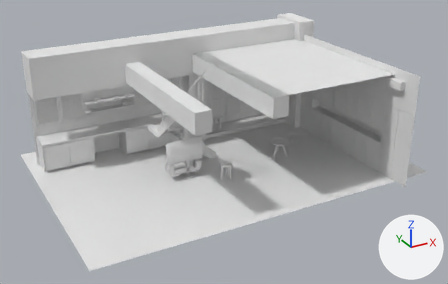
The Blender file interior_villa.blend: old version first, new version second.
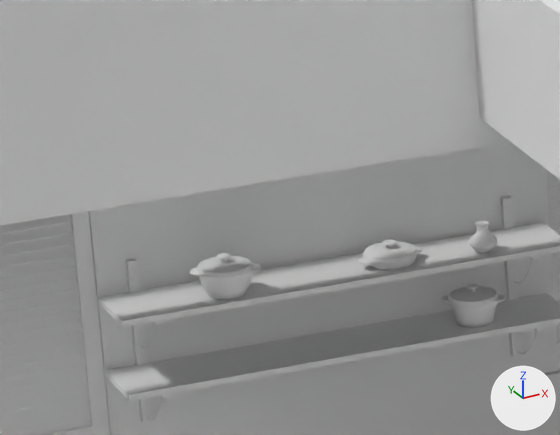
There are two pictures of each version: one whole from a 50 mm lens placed at (-32.36, -54.87, 29.13), pointed at (-3.96, -3.23, 3.3), one close up on the part from 16% to 30% of the width and 24% to 41% of the height. The lights are fixed; the arrows at lower right show +X, +Y and +Z.

The older version as bpy lines, for what is in view:
```python
ob_circle_016 = bpy.data.objects.new('Circle.016', me_circle_017)
ob_circle_016.location = (-10.754, 7.094, 5.237)
ob_circle_016.rotation_euler = (0.0, 0.0, -0.48)  # degrees (0, 0, -28)
ob_circle_016.scale = (0.228, 0.228, 0.228)
ob_circle_017 = bpy.data.objects.new('Circle.017', me_circle_016)
ob_circle_017.location = (-13.857, 6.995, 6.16)
ob_circle_017.rotation_euler = (0.0, 0.0, -0.286)  # degrees (0, 0, -16)
ob_circle_017.scale = (0.245, 0.245, 0.245)
ob_circle_018 = bpy.data.objects.new('Circle.018', me_circle_018)
ob_circle_018.location = (-11.763, 7.094, 5.957)
ob_circle_018.rotation_euler = (0.0, 0.0, 0.17)  # degrees (0, 0, 10)
ob_circle_018.scale = (0.243, 0.243, 0.243)
ob_circle_019 = bpy.data.objects.new('Circle.019', me_circle_019)
ob_circle_019.location = (-10.628, 7.094, 5.918)
ob_circle_019.rotation_euler = (0.0, 0.0, 0.17)  # degrees (0, 0, 10)
ob_circle_019.scale = (0.302, 0.302, 0.302)
# also in view: 'Cube' at (-3.64, -2.07, 5.97); 'BezierCurve.002' at (-12.42, 7.22, 5.52); 'Cube.002' at (-7.11, 7.8, 6.23); 'Cube.003' at (-17.8, 7.8, 6.23)
```
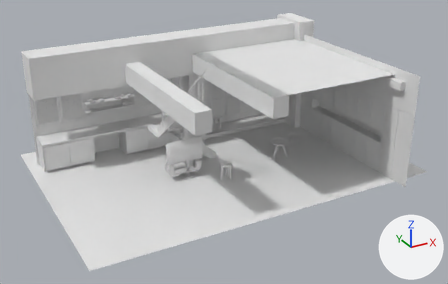
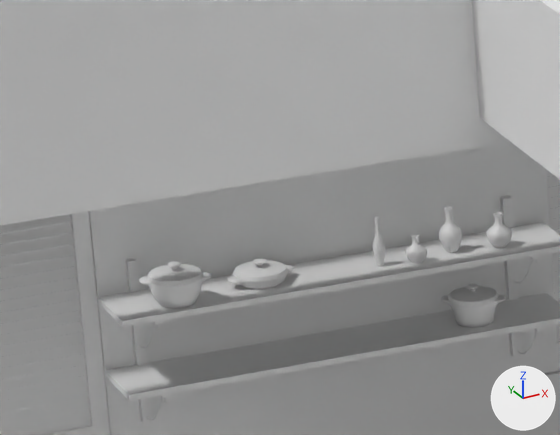
Location of each change, [x1, y1, x2, y2] in pixels of the close-ups (560 x 435 px):
'Circle.017', moved: before [189, 253, 261, 300]; after [139, 262, 211, 309]
'Circle.018', moved: before [359, 240, 423, 270]; after [228, 259, 293, 289]
'Circle.019', moved, rescaled (10% narrower, 12% taller): before [469, 221, 498, 253]; after [486, 212, 512, 248]
'Circle.020', added: after [439, 207, 462, 253]
'Circle.021', added: after [405, 235, 427, 263]
'Circle.022', added: after [373, 217, 385, 266]

What changed in the scene script:
```text
Add me_circle_020:
    me_circle_020.from_pydata(...)  # 224 vertices, 192 faces; spans x -0.519..0.362, y -0.895..-0.014, z 0.853..2.097
    me_circle_020.polygons.foreach_set('use_smooth', [True] * 192)
Change ob_circle_019:
    ob_circle_019.location: (-10.628, 7.094, 5.918) -> (-10.387, 7.192, 5.896)
    ob_circle_019.scale: (0.302, 0.302, 0.302) -> (0.329, 0.329, 0.329)
Change ob_circle_018:
    ob_circle_018.location: (-11.763, 7.094, 5.957) -> (-13.363, 7.2, 5.957)
Change ob_circle_017:
    ob_circle_017.location: (-13.857, 6.995, 6.16) -> (-14.471, 6.995, 6.16)
Add ob_circle_020:
    ob_circle_020 = bpy.data.objects.new('Circle.020', me_circle_020)
    ob_circle_020.location = (-10.967, 7.322, 5.808)
    ob_circle_020.rotation_euler = (0.0, 0.0, 0.17)  # degrees (0, 0, 10)
    ob_circle_020.scale = (0.285, 0.327, 0.432)
    _m = ob_circle_020.modifiers.new('Subsurf.001', 'SUBSURF')
    _m.levels = 2
    _m = ob_circle_020.modifiers.new('Solidify', 'SOLIDIFY')
    _m.thickness = 0.04
    _m.thickness_clamp = 0.258
    _m.offset = 1.0
    _m.nonmanifold_thickness_mode = 'FIXED'
    _m.nonmanifold_merge_threshold = 0.0003
Add ob_circle_021:
    ob_circle_021 = bpy.data.objects.new('Circle.021', me_circle_020.copy())
    ob_circle_021.location = (-11.572, 7.075, 5.938)
    ob_circle_021.rotation_euler = (0.0, 0.0, 1.068)  # degrees (0, 0, 61)
    ob_circle_021.scale = (0.226, 0.28, 0.268)
    _m = ob_circle_021.modifiers.new('Subsurf.001', 'SUBSURF')
    _m.levels = 2
    _m = ob_circle_021.modifiers.new('Solidify', 'SOLIDIFY')
    _m.thickness = 0.04
    _m.thickness_clamp = 0.258
    _m.offset = 1.0
    _m.nonmanifold_thickness_mode = 'FIXED'
    _m.nonmanifold_merge_threshold = 0.0003
Add ob_circle_022:
    ob_circle_022 = bpy.data.objects.new('Circle.022', me_circle_020.copy())
    ob_circle_022.location = (-11.906, 7.156, 5.756)
    ob_circle_022.rotation_euler = (0.0, 0.0, 0.17)  # degrees (0, 0, 10)
    ob_circle_022.scale = (0.155, 0.155, 0.489)
    _m = ob_circle_022.modifiers.new('Subsurf.001', 'SUBSURF')
    _m.levels = 2
    _m = ob_circle_022.modifiers.new('Solidify', 'SOLIDIFY')
    _m.thickness = 0.04
    _m.thickness_clamp = 0.258
    _m.offset = 1.0
    _m.nonmanifold_thickness_mode = 'FIXED'
    _m.nonmanifold_merge_threshold = 0.0003
```
